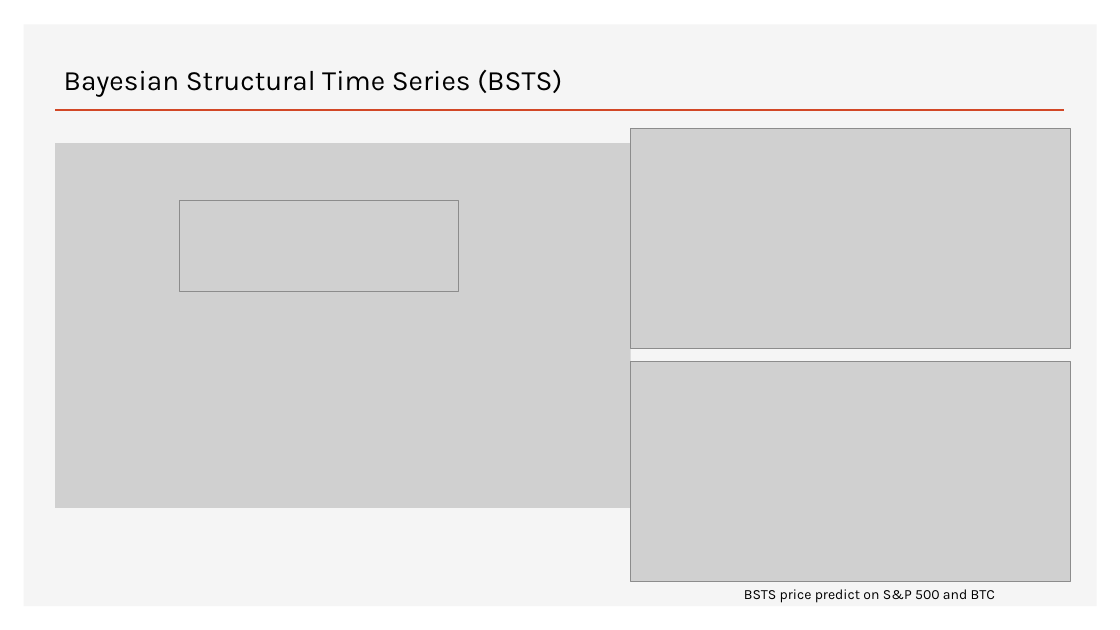
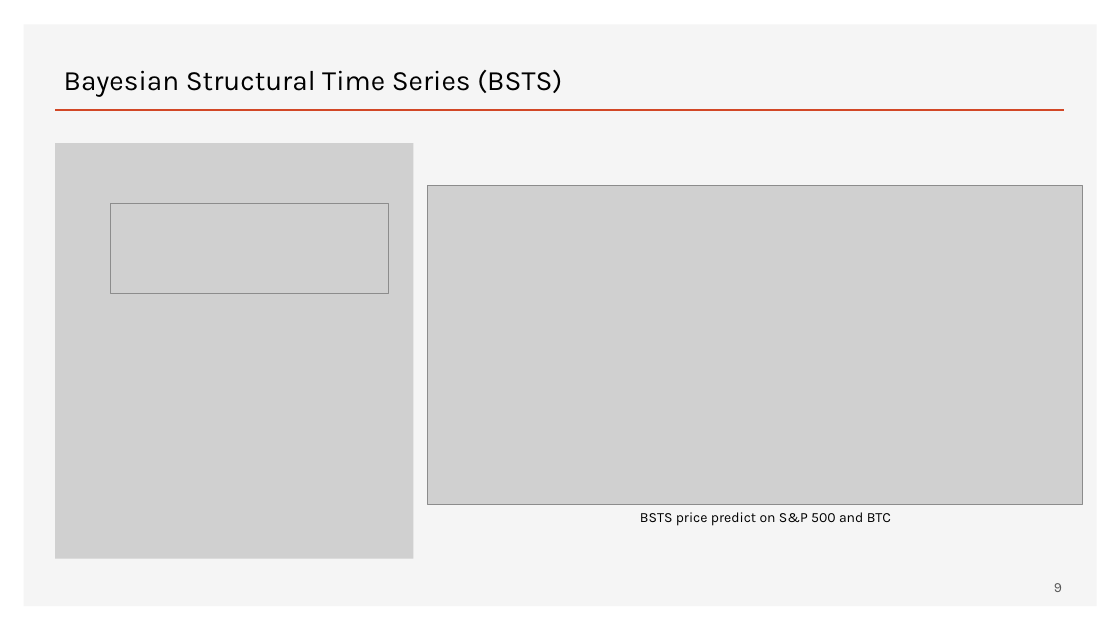
Before and after one commit to hieum98/Stock-Price-Prediction, a slide deck: slide 9 of HieuMan_FinalProj.pptx (slide 6 before the commit). Drawn at 1120x630 pixels with LibreOffice and Linux fonts; fonts in the diff are those of the drawing; grey boxes stand for pictures. Boxes give left, top, right and bottom in pixels: in the first picture for what was removed or moved away, otherwise in the second. Text is boxed around its words. In the diff, an @@ line names an element or a change of style, - is before the commit and + after.

```diff
--- a/HieuMan_FinalProj.pptx
+++ b/HieuMan_FinalProj.pptx
@@ picture resized from (x1=55, y1=143, x2=631, y2=507) to (x1=55, y1=143, x2=414, y2=559) @@
@@ picture moved from (x1=180, y1=201, x2=458, y2=292) to (x1=110, y1=203, x2=388, y2=294) @@
@@ picture resized from (x1=631, y1=129, x2=1071, y2=349) to (x1=428, y1=186, x2=1083, y2=505) @@
@@ picture removed at (x1=631, y1=361, x2=1071, y2=581) @@
@@ text "BSTS price predict on S&P ..." moved from (x1=744, y1=589, x2=995, y2=603) to (x1=640, y1=512, x2=891, y2=526) @@
@@ page number added at (x1=1054, y1=583, x2=1062, y2=592), 12 pt, text #595959 @@
+9
```
Also in this commit, not shown: 7 other slides changed, 4 slides added.
